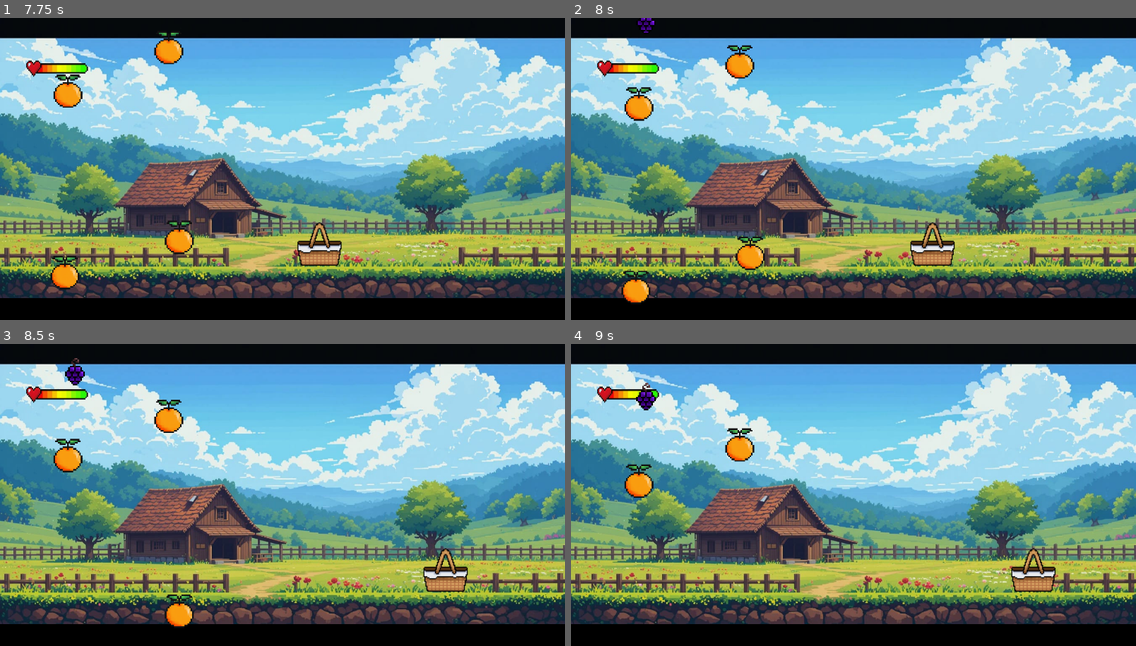
Above: before the commit, frames 1-4 (two rows, left to right).
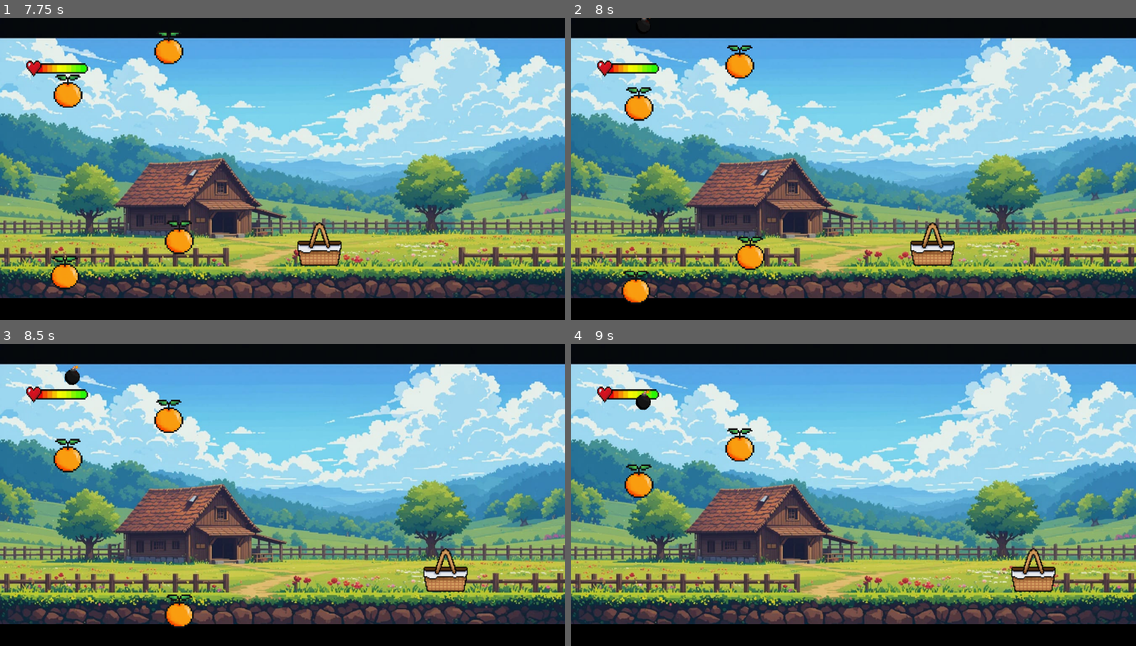
Above: after the commit, the same moments.

Repository: DevCadion/Projeto-Game-Collectors
Game: Godot game, scene res://scens/title_screen.tscn
Two runs of this game, one before a commit and one after it. Both use one fixed random seed, a clock stepped at 60 frames per second and the inputs below.
Inputs:
- Up to frame 1 (7.75 s): click "Start" at 0.5 s; tap Enter at 1.25 s; hold D (right) 1.28-2.03 s; hold A (left) 2.03-2.78 s; hold D (right) 2.78-4.28 s; hold A (left) 4.28-6.53 s; hold D (right) from 6.53 s (still down)
- Up to frame 2 (8 s): keep holding D (right)
- Up to frame 3 (8.5 s): keep holding D (right)
- Up to frame 4 (9 s): release D (right) at 8.78 s; hold A (left) from 8.78 s (still down)

Frame 1 is identical in both runs. In frame 2, less than 0.1% of the frame differs, in the area x 11-15%, y 0-5%; in frame 3, 0.2%; in frame 4, 0.2%, in the area x 11-15%, y 12-22%.

Commit message:
Finalizado etapa de pré apresentação

Diff:
--- /dev/null
+++ b/scens/bomba.tscn
@@ -0,0 +1,34 @@
+[gd_scene load_steps=4 format=3 uid="uid://otixm5ggjuf2"]
+
+[ext_resource type="Script" uid="uid://dx03b4yvboj3" path="res://scripts/bomba.gd" id="1_skgeq"]
+[ext_resource type="Texture2D" uid="uid://bpk5fydkwe6vx" path="res://sprites/frutas/pixil-frame-0 (9).png" id="2_gu521"]
+
+[sub_resource type="CapsuleShape2D" id="CapsuleShape2D_0u1sk"]
+radius = 28.0
+height = 66.0
+
+[node name="grape" type="Area2D" groups=["frutas"]]
+collision_layer = 2
+collision_mask = 17
+script = ExtResource("1_skgeq")
+
+[node name="Sprite2D" type="Sprite2D" parent="."]
+position = Vector2(-9.53674e-07, 5.96046e-08)
+rotation = 0.102517
+scale = Vector2(0.424251, 0.439313)
+texture = ExtResource("2_gu521")
+
+[node name="CollisionShape2D" type="CollisionShape2D" parent="."]
+shape = SubResource("CapsuleShape2D_0u1sk")
+debug_color = Color(0.65309, 0.512769, 0.213187, 0.42)
+
+[node name="VisibleOnScreenEnabler2D" type="VisibleOnScreenEnabler2D" parent="."]
+position = Vector2(-5, 6)
+scale = Vector2(1.85, 1.8)
+
+[node name="TimerDelete" type="Timer" parent="."]
+wait_time = 100.0
+
+[connection signal="area_entered" from="." to="." method="_on_grape_area_entered"]
+[connection signal="screen_exited" from="VisibleOnScreenEnabler2D" to="." method="_on_visible_on_screen_enabler_2d_screen_exited"]
+[connection signal="timeout" from="TimerDelete" to="." method="_on_timer_delete_timeout"]
--- a/scens/grape.tscn
+++ b/scens/grape.tscn
@@ -1,7 +1,27 @@
-[gd_scene load_steps=4 format=3 uid="uid://otixm5ggjuf2"]
+[gd_scene load_steps=5 format=3 uid="uid://efyrbd2t4fhb"]
 
-[ext_resource type="Script" uid="uid://dx03b4yvboj3" path="res://scripts/grape.gd" id="1_8iu72"]
+[ext_resource type="Script" uid="uid://dvrivldv2g53n" path="res://scripts/morango.gd" id="1_8iu72"]
 [ext_resource type="Texture2D" uid="uid://delfb514kal2g" path="res://sprites/frutas/grape.png" id="2_8iu72"]
+
+[sub_resource type="GDScript" id="GDScript_8iu72"]
+script/source = "extends Sprite2D
+
+
+@export var speed = 200
+
+func _physics_process(delta):
+	self.position.y += speed * delta
+
+	if self.position.y >= 662:
+		queue_free()
+
+
+func _on_area_entered(area: Area2D) -> void:
+	if area.name == \"player\":
+		get_parent().score +=1
+		queue_free()
+	pass # Replace with function body.
+"
 
 [sub_resource type="CapsuleShape2D" id="CapsuleShape2D_0u1sk"]
 radius = 27.0
@@ -15,16 +35,19 @@
 [node name="Sprite2D" type="Sprite2D" parent="."]
 scale = Vector2(0.1, 0.1)
 texture = ExtResource("2_8iu72")
+script = SubResource("GDScript_8iu72")
 
 [node name="CollisionShape2D" type="CollisionShape2D" parent="."]
 shape = SubResource("CapsuleShape2D_0u1sk")
 debug_color = Color(0.65309, 0.512769, 0.213187, 0.42)
 
-[node name="VisibleOnScreenEnabler2D" type="VisibleOnScreenEnabler2D" parent="."]
+[node name="VisibleOnScreenEnabler2D" type="VisibleOnScreenEnabler2D" parent="." groups=["frutas"]]
+position = Vector2(1, 4.5)
+scale = Vector2(2.1, 2.25)
 
 [node name="TimerDelete" type="Timer" parent="."]
 wait_time = 100.0
 
-[connection signal="area_entered" from="." to="." method="_on_grape_area_entered"]
+[connection signal="area_entered" from="." to="." method="_on_area_entered"]
 [connection signal="screen_exited" from="VisibleOnScreenEnabler2D" to="." method="_on_visible_on_screen_enabler_2d_screen_exited"]
 [connection signal="timeout" from="TimerDelete" to="." method="_on_timer_delete_timeout"]
--- a/scripts/game.gd
+++ b/scripts/game.gd
@@ -4,11 +4,13 @@
 var score = 0
 
 @onready var morango = preload("res://scens/morango.tscn")
-@onready var grape = preload("res://scens/grape.tscn")
+@onready var bomba = preload("res://scens/bomba.tscn")
 @onready var orange = preload("res://scens/orange.tscn")
 @onready var pear = preload("res://scens/pear.tscn")
 @onready var pineapple = preload("res://scens/pineapple.tscn")
-@onready var fruits = [morango, grape, orange, pear, pineapple]
+
+@onready var fruits = [morango, bomba, orange, pear, pineapple]
+
 
 var min_speed = 100
 var max_speed = 250
Renamed: scripts/grape.gd -> scripts/bomba.gd
Renamed: scripts/grape.gd.uid -> scripts/bomba.gd.uid
Binary file added: sprites/frutas/pixil-frame-0 (9).png
Not shown, added: sprites/frutas/pixil-frame-0 (9).png.import
